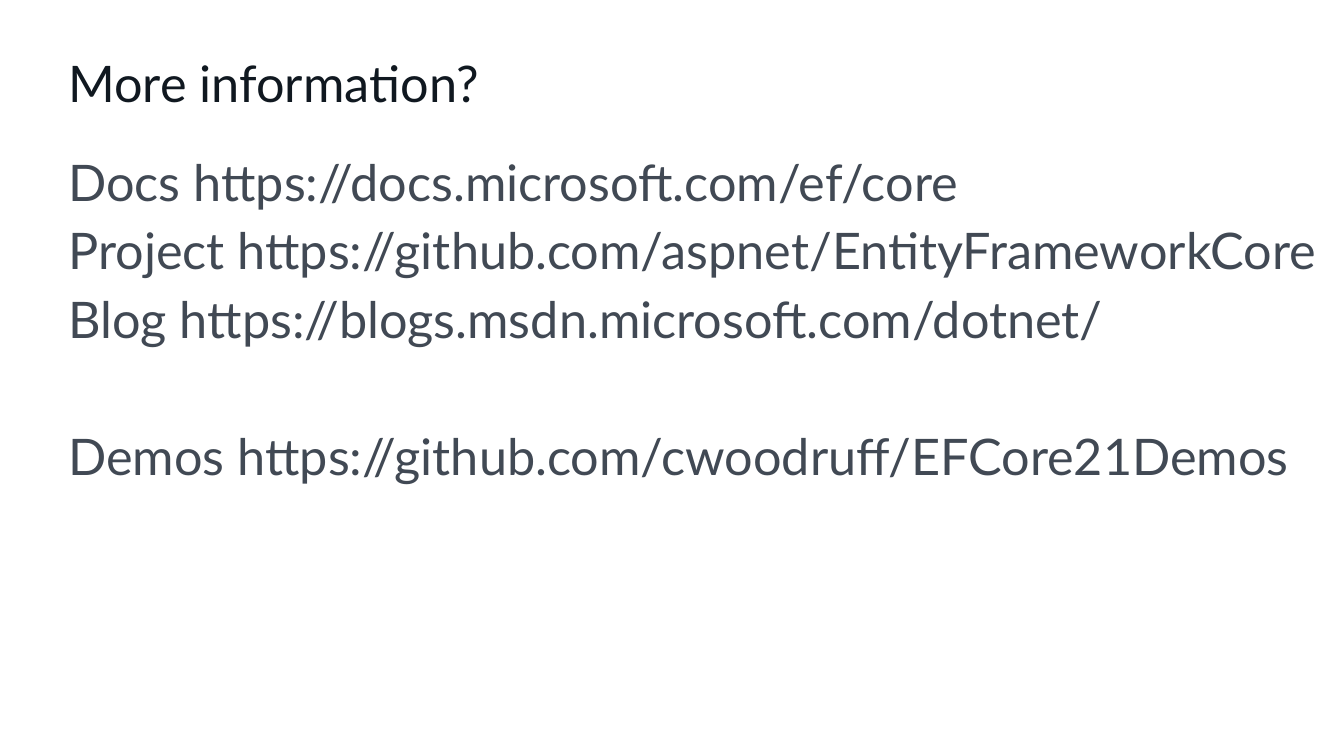
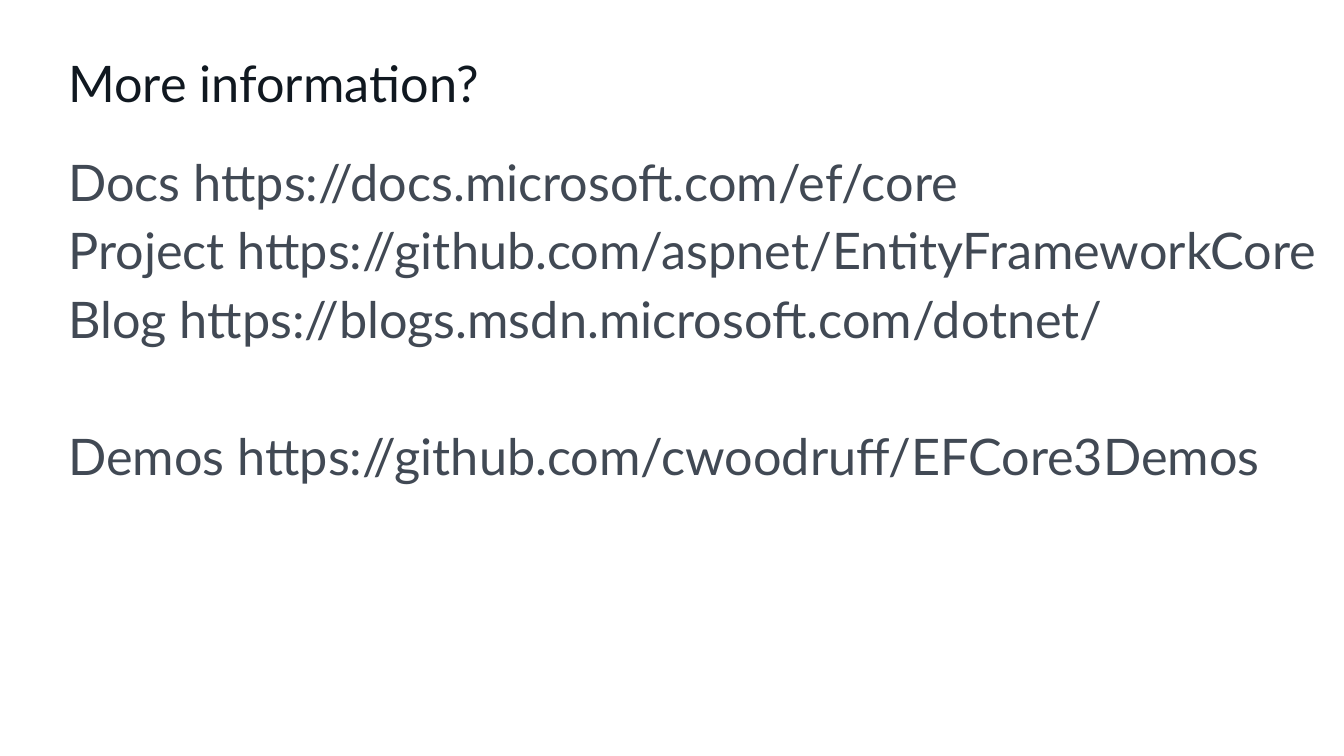
Before and after one commit to cwoodruff/EFCore3Demos, a slide deck: slide 42 of What’s new in Entity Framework Core 3.1.pptx (slide 39 before the commit). Drawn at 1344x756 pixels with LibreOffice and Linux fonts; fonts in the diff are those of the drawing. Boxes give left, top, right and bottom in pixels: in the first picture for what was removed or moved away, otherwise in the second. Text is boxed around its words. In the diff, an @@ line names an element or a change of style, - is before the commit and + after.

```diff
--- a/What’s new in Entity Framework Core 3.1.pptx
+++ b/What’s new in Entity Framework Core 3.1.pptx
@@ text at (68,438,1260,483): text changed @@
-Demos https://github.com/cwoodruff/EFCore21Demos
+Demos https://github.com/cwoodruff/EFCore3Demos
```
Also in this commit, not shown: 10 other slides changed, 8 slides added, 5 slides removed.
